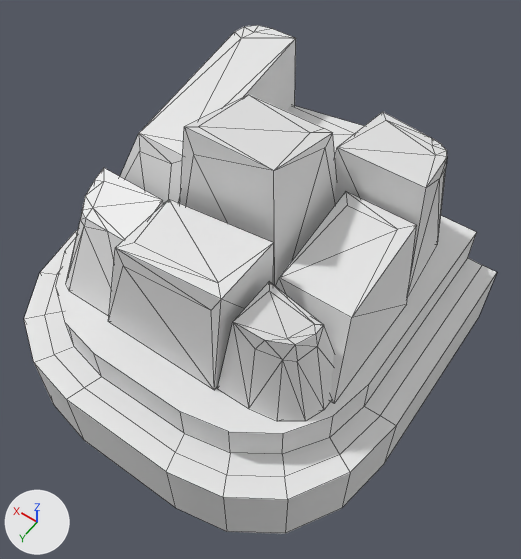
What one commit did to the FBX model Assets/Content/FBX/meta/meta_cliff_end.fbx.
Before and after are seen from a 50 mm camera at (-1.64, 2.18, 3.56) aimed at (-0.17, 0.11, 0.32). The lights are fixed; the arrows at lower left show +X, +Y and +Z. Mesh edges are drawn as thin lines. Where no turn or scale is listed for an object, it has been applied to the vertices.

Objects in the first picture: 'meta_cliff_end'.
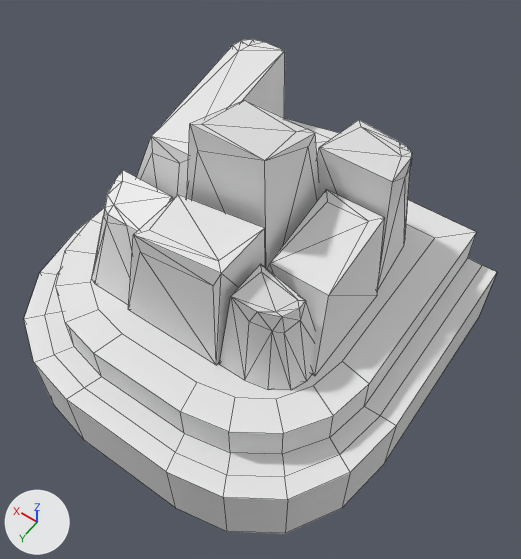
What differs and where, as boxes (x1, y1, x2, y2) in the pictures (521 x 559 px; the box of a moved part takes in the faces that stretch with it):
'meta_cliff_end', reshaped
    before: (24, 25, 497, 534)
    after: (24, 39, 497, 534)
part 1 of me_plane_129, moved or reshaped
    before: (180, 95, 336, 286)
    after: (187, 100, 318, 269)
part 2 of me_plane_129, moved or reshaped
    before: (334, 112, 447, 296)
    after: (317, 120, 412, 289)
part 3 of me_plane_129, moved or reshaped
    before: (286, 105, 364, 154)
    after: (285, 118, 339, 155)
part 4 of me_plane_129, moved or reshaped
    before: (120, 25, 296, 204)
    after: (137, 39, 285, 198)
part 5 of me_plane_129, moved or reshaped
    before: (276, 191, 417, 404)
    after: (268, 189, 385, 376)
part 6 of me_plane_129, moved or reshaped
    before: (108, 199, 274, 390)
    after: (128, 195, 265, 365)
part 7 of me_plane_129, moved or reshaped
    before: (66, 168, 163, 316)
    after: (92, 170, 173, 305)
part 8 of me_plane_129, moved or reshaped
    before: (217, 282, 334, 421)
    after: (219, 264, 315, 390)
part 9 of me_plane_129, built on
    before: (56, 216, 477, 434)
    after: (56, 200, 477, 434)

Patch to the scene script:
```diff
--- a/Assets/Content/FBX/meta/meta_cliff_end.fbx.py
+++ b/Assets/Content/FBX/meta/meta_cliff_end.fbx.py
@@ me_plane_129 @@
 # used by ob_meta_cliff_end; location = (0.0, 0.0, 0.0)
-me_plane_129.from_pydata(...)  # 197 vertices, 287 faces; spans x -1.2..1.2, y -1.0..1.22, z -0.51..1.3
+me_plane_129.from_pydata(...)  # 209 vertices, 299 faces; spans x -1.2..1.2, y -1.0..1.22, z -0.51..1.3
+# me_plane_129 part 1: the loose piece of 14 vertices spanning x -0.39..0.3, y -0.41..0.29, z 0.3..1.3 is scaled about its middle by (0.842, 0.842, 1), then moved by (0.03, 0.01, 0.0)
+# me_plane_129 part 2: the loose piece of 24 vertices spanning x -0.9..-0.25, y -0.93..-0.29, z 0.25..1.04 is scaled about its middle by (0.842, 0.842, 1), then moved by (0.12, 0.1, 0.0)
+# me_plane_129 part 3: the loose piece of 11 vertices spanning x -0.29..0.52, y -0.9..-0.34, z 0.25..0.83 is scaled about its middle by (0.842, 0.842, 1), then moved by (0.01, 0.1, 0.0)
+# me_plane_129 part 4: the loose piece of 23 vertices spanning x 0.26..0.83, y -0.88..0.49, z 0.25..1.21 is scaled about its middle by (0.842, 0.842, 1), then moved by (-0.06, 0.03, 0.0)
+# me_plane_129 part 5: the loose piece of 10 vertices spanning x -0.91..-0.35, y -0.31..0.51, z 0.25..0.83 is scaled about its middle by (0.842, 0.842, 1), then moved by (0.13, -0.01, 0.0)
+# me_plane_129 part 6: the loose piece of 12 vertices spanning x -0.4..0.38, y 0.26..0.8, z 0.24..0.99 is scaled about its middle by (0.842, 0.842, 1), then moved by (0.03, -0.08, 0.0)
+# me_plane_129 part 7: the loose piece of 21 vertices spanning x 0.25..0.81, y 0.31..0.77, z 0.25..0.83 is scaled about its middle by (0.842, 0.842, 1), then moved by (-0.06, -0.08, 0.0)
+# me_plane_129 part 8: the loose piece of 22 vertices spanning x -0.89..-0.37, y 0.36..0.78, z 0.24..0.83 is scaled about its middle by (0.842, 0.842, 1), then moved by (0.12, -0.09, 0.0)
+# me_plane_129 part 9
+# 1 face is deleted
+# 12 vertices are added at x -0.81..0.81, y -0.81..0.82, z 0.25
+# 13 new faces join them
```
